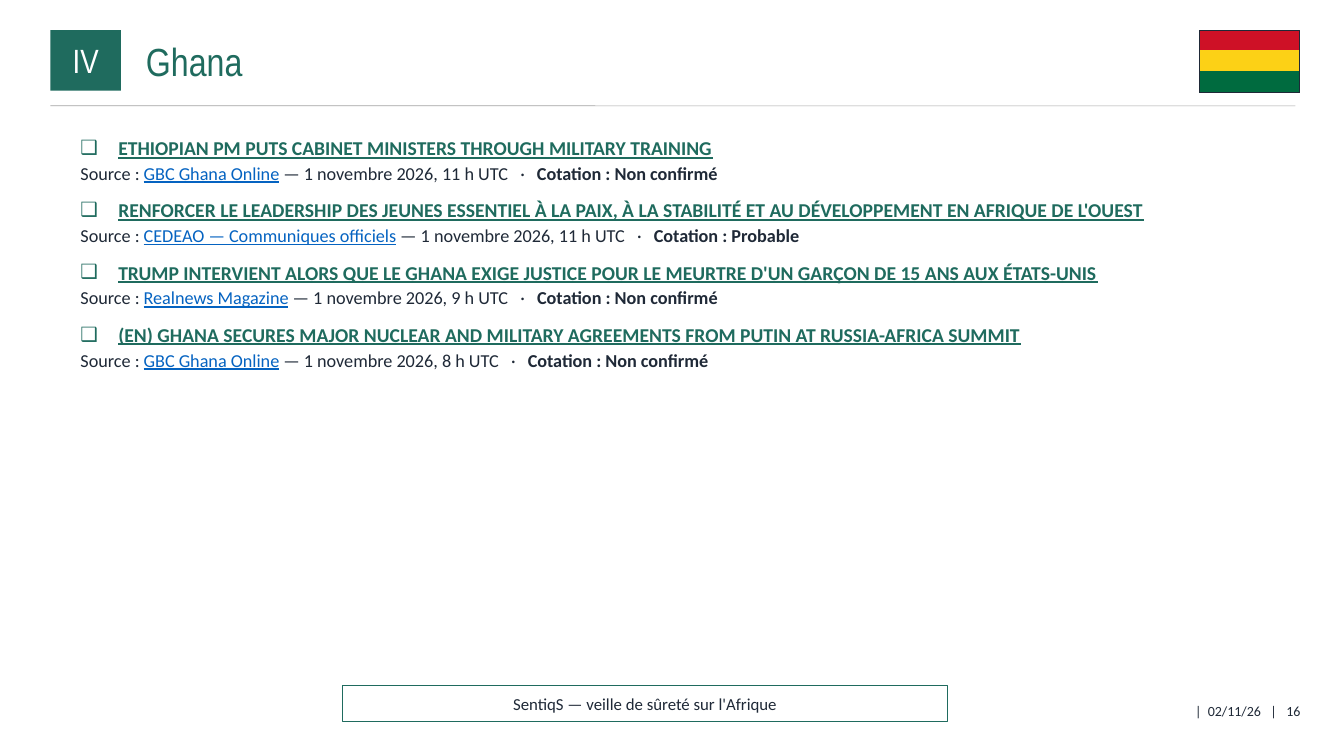
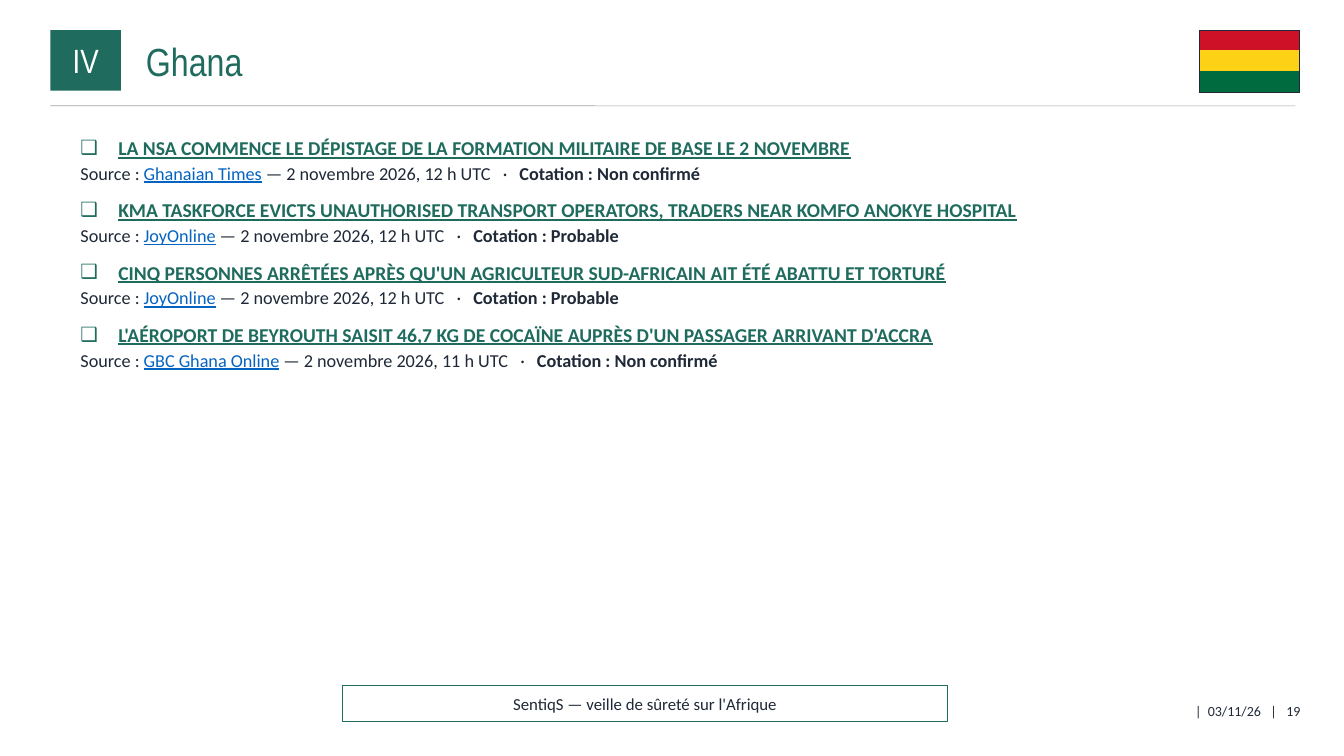
Before and after one commit to ytl1-ops/SentiqS, a slide deck: slide 19 of web/rapports/mensuel/2026-11.pptx (slide 16 before the commit). Drawn at 1344x756 pixels with LibreOffice and Linux fonts; fonts in the diff are those of the drawing. Boxes give left, top, right and bottom in pixels: in the first picture for what was removed or moved away, otherwise in the second. Text is boxed around its words. In the diff, an @@ line names an element or a change of style, - is before the commit and + after.

```diff
--- a/web/rapports/mensuel/2026-11.pptx
+++ b/web/rapports/mensuel/2026-11.pptx
@@ text at <box>80,139,1016,370</box>: text changed @@
-❑ ETHIOPIAN PM PUTS CABINET MINISTERS THROUGH MILITARY TRAINING
-  ▪ Source : GBC Ghana Online — 1 novembre 2026, 11 h UTC · Cotation : Non confirmé
-❑ RENFORCER LE LEADERSHIP DES JEUNES ESSENTIEL À LA PAIX, À LA STABILITÉ ET AU DÉVELOPPEMENT EN AFRIQUE DE L'OUEST
-  ▪ Source : CEDEAO — Communiques officiels — 1 novembre 2026, 11 h UTC · Cotation : Probable
-❑ TRUMP INTERVIENT ALORS QUE LE GHANA EXIGE JUSTICE POUR LE MEURTRE D'UN GARÇON DE 15 ANS AUX ÉTATS-UNIS
-  ▪ Source : Realnews Magazine — 1 novembre 2026, 9 h UTC · Cotation : Non confirmé
-❑ (EN) GHANA SECURES MAJOR NUCLEAR AND MILITARY AGREEMENTS FROM PUTIN AT RUSSIA-AFRICA SUMMIT
-  ▪ Source : GBC Ghana Online — 1 novembre 2026, 8 h UTC · Cotation : Non confirmé
+❑ LA NSA COMMENCE LE DÉPISTAGE DE LA FORMATION MILITAIRE DE BASE LE 2 NOVEMBRE
+  ▪ Source : Ghanaian Times — 2 novembre 2026, 12 h UTC · Cotation : Non confirmé
+❑ KMA TASKFORCE EVICTS UNAUTHORISED TRANSPORT OPERATORS, TRADERS NEAR KOMFO ANOKYE HOSPITAL
+  ▪ Source : JoyOnline — 2 novembre 2026, 12 h UTC · Cotation : Probable
+❑ CINQ PERSONNES ARRÊTÉES APRÈS QU'UN AGRICULTEUR SUD-AFRICAIN AIT ÉTÉ ABATTU ET TORTURÉ
+  ▪ Source : JoyOnline — 2 novembre 2026, 12 h UTC · Cotation : Probable
+❑ L'AÉROPORT DE BEYROUTH SAISIT 46,7 KG DE COCAÏNE AUPRÈS D'UN PASSAGER ARRIVANT D'ACCRA
+  ▪ Source : GBC Ghana Online — 2 novembre 2026, 11 h UTC · Cotation : Non confirmé
@@ text at <box>1208,706,1300,717</box>: text changed @@
-| 02/11/26 | 16
+| 03/11/26 | 19
```
Also in this commit, not shown: 25 other slides changed, 6 slides added, 9 other files.
